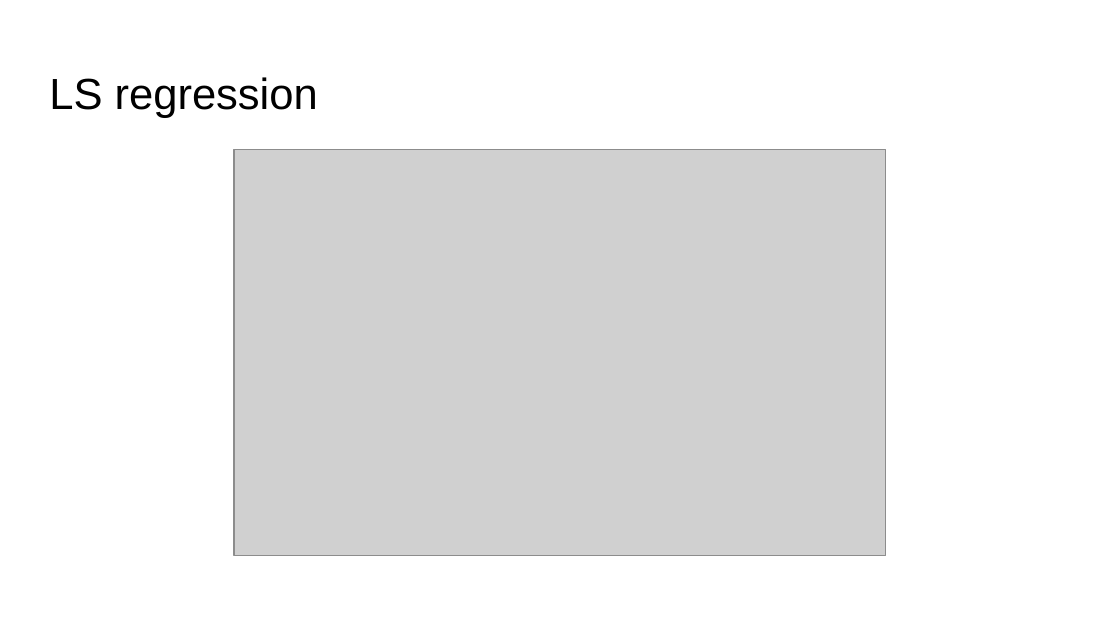
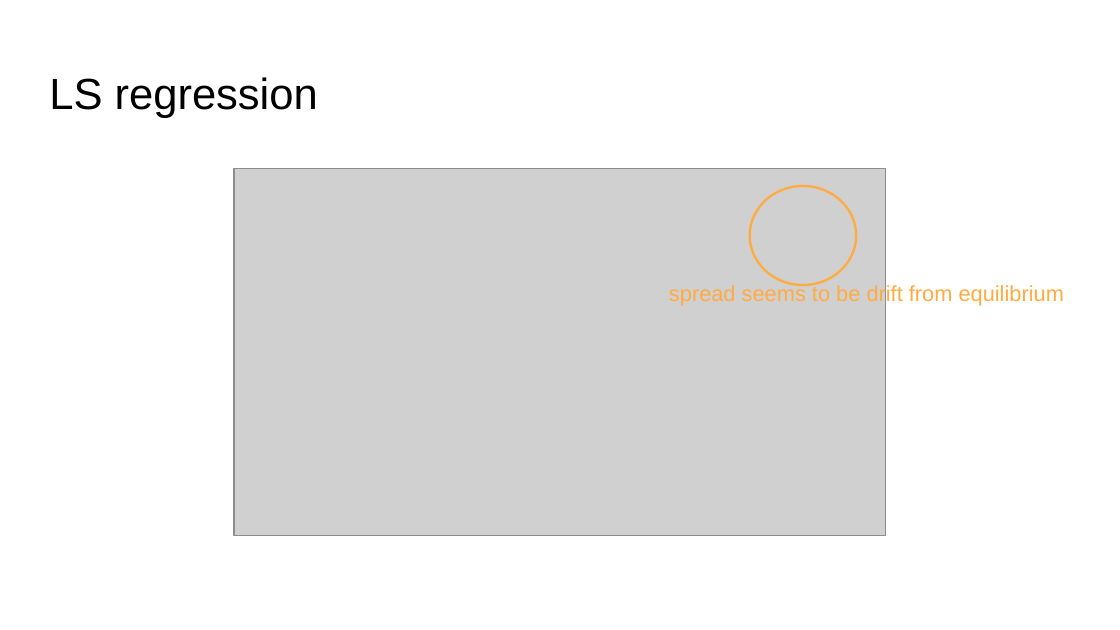
Before and after one commit to thtang/Pair-trading, a slide deck: slide 22 of Pair trading for Currencies.pptx (slide 21 before the commit). Drawn at 1120x630 pixels with LibreOffice and Linux fonts; fonts in the diff are those of the drawing; grey boxes stand for pictures. Boxes give left, top, right and bottom in pixels: in the first picture for what was removed or moved away, otherwise in the second. Text is boxed around its words. In the diff, an @@ line names an element or a change of style, - is before the commit and + after.

```diff
--- a/Pair trading for Currencies.pptx
+++ b/Pair trading for Currencies.pptx
@@ picture: place and size @@
-picture at bbox=[234, 149, 886, 556]
+picture at bbox=[234, 169, 886, 536]
@@ ellipse added at bbox=[749, 186, 856, 284], outline #FFAB40 1.5 pt @@
@@ text added at bbox=[669, 284, 1064, 306], 14 pt, text #FFAB40 @@
+spread seems to be drift from equilibrium
```
Also in this commit, not shown: 14 other slides changed, 5 slides added, 20 other files.
